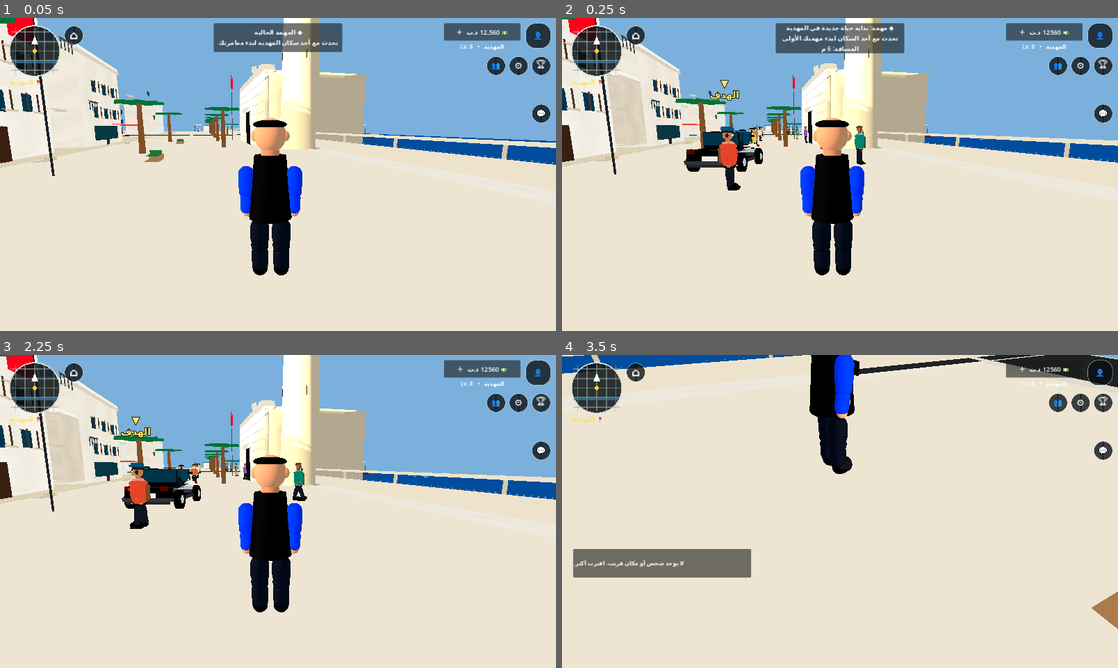
Above: before the commit, frames 1-4 (two rows, left to right).
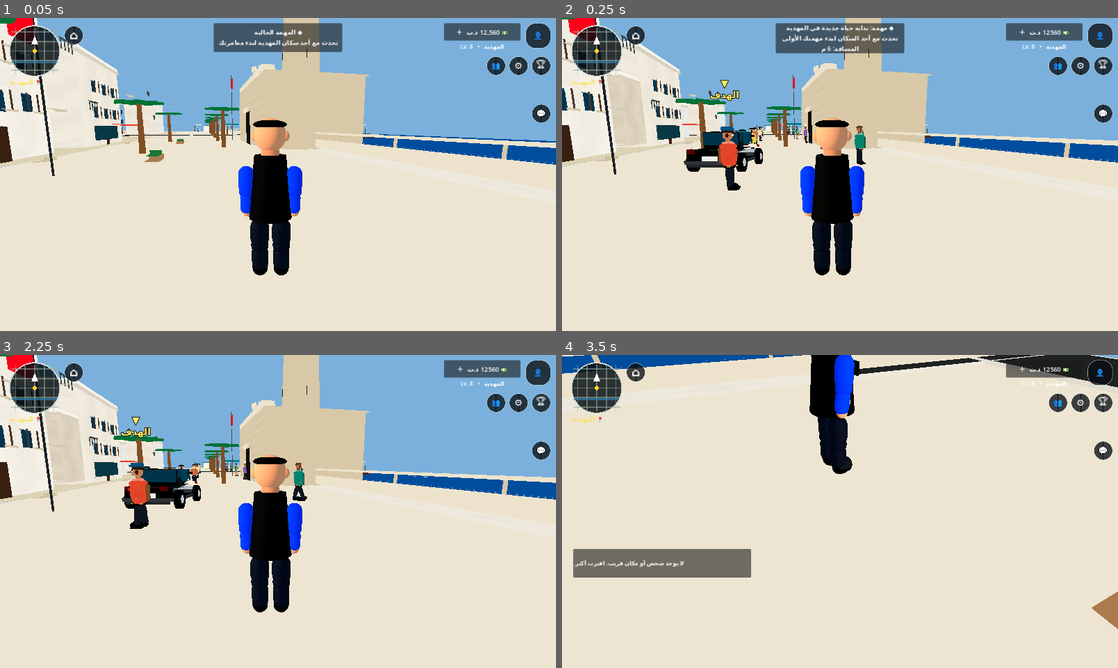
Above: after the commit, the same moments.

Repository: stevennpllk-crypto/REAL-LIFE-MAHDIA
Game: Godot game, scene res://scenes/Main.tscn
Same seed, same stepped clock (60 frames per second), same inputs: the game is played once before the commit and once after it.
Inputs (mouse positions are in pixels of both pictures, inside the frame that each line leads up to):
- Up to frame 1 (0.05 s): no input
- Up to frame 2 (0.25 s): no input
- Up to frame 3 (2.25 s): click "⌂" at 0.5 s; click "👤" at 1.25 s; click "🏆" at 2 s
- Up to frame 4 (3.5 s): tap Enter at 2.75 s; move the mouse to (867, 511) at 2.77 s; hold W (move_forward) from 2.78 s (still down); tap E (interact) at 2.85 s; tap Space (jump) at 3.02 s

The runs differ from the first frame. In frame 1, 5.0% of the frame differs, in the area x 43-67%, y 0-42%; in frame 2, 4.8%; in frame 3, 5.2%; in frame 4, nothing differs.

Commit message:
Disable costly per-pixel GLES materials on mobile

Diff:
--- a/scripts/main.gd
+++ b/scripts/main.gd
@@ -426,6 +426,7 @@
 	var stone := Color(0.69, 0.62, 0.49)
 	var pale := Color(0.82, 0.75, 0.62)
 	var fortress_material := StandardMaterial3D.new()
+	fortress_material.shading_mode = BaseMaterial3D.SHADING_MODE_UNSHADED
 	fortress_material.albedo_color = stone
 	var fortress_diffuse := _pbr_texture("cobblestone_pavement", "diff")
 	if fortress_diffuse != null:
